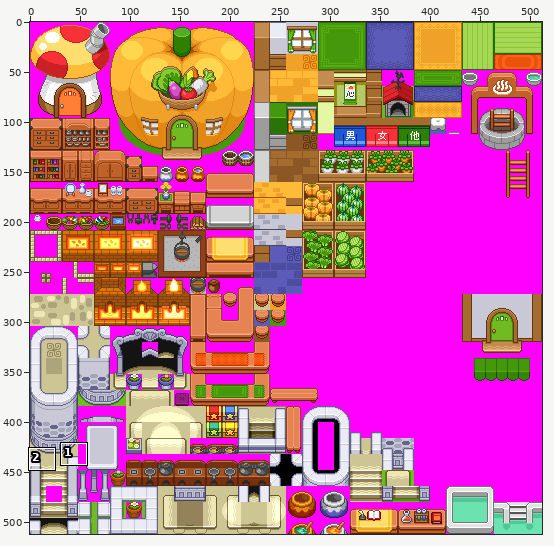
Sprite sheet -- SboGrpData/res/map02.png. Above: a wide view before the commit, with the close-up outlined.
Close-up. Before:
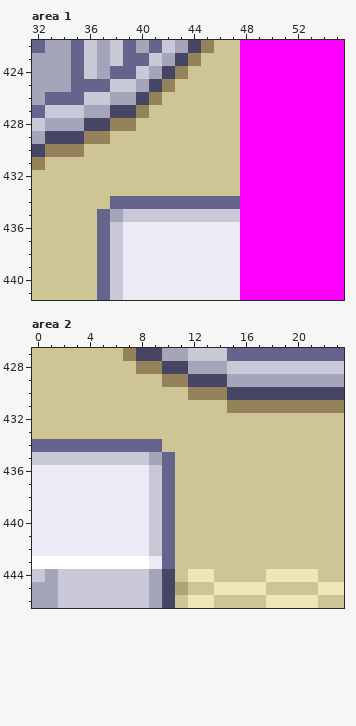
The file is 512x512 pixels. Colours within 5 levels of each other are drawn and written as one. Shown: area 1: x 32..55, y 422..441; area 2: x 0..23, y 427..446. The commit also changed other parts of the picture, which this record leaves out.
New version:
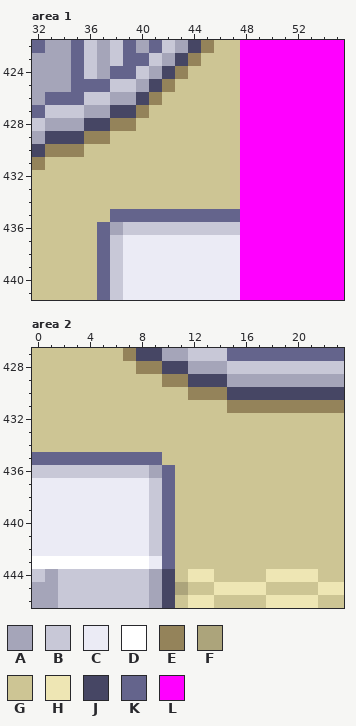
Palette (. is transparent): A #a5a5b9  B #c8c8d7  C #ebebf5  D #ffffff  E #94835a  F #aca47b  G #cdc594  H #eee6b4  J #464664  K #64648c  L #ff00ff
Edits made:
Area 1:
y 434: x 38..47 KKKKKKKKKK -> GGGGGGGGGG
y 435: x 37..47 KABBBBBBBBB -> GKKKKKKKKKK
y 436: x 38..47 BCCCCCCCCC -> ABBBBBBBBB
Area 2:
y 434: x 0..9 KKKKKKKKKK -> GGGGGGGGGG
y 435: x 0..10 BBBBBBBBBAK -> KKKKKKKKKKG
y 436: x 0..9 CCCCCCCCCB -> BBBBBBBBBA
Changed places in both close-ups, as pixel boxes (x1, y1, x2, y2):
changed: (97, 196, 240, 235)
changed: (32, 439, 175, 478)
